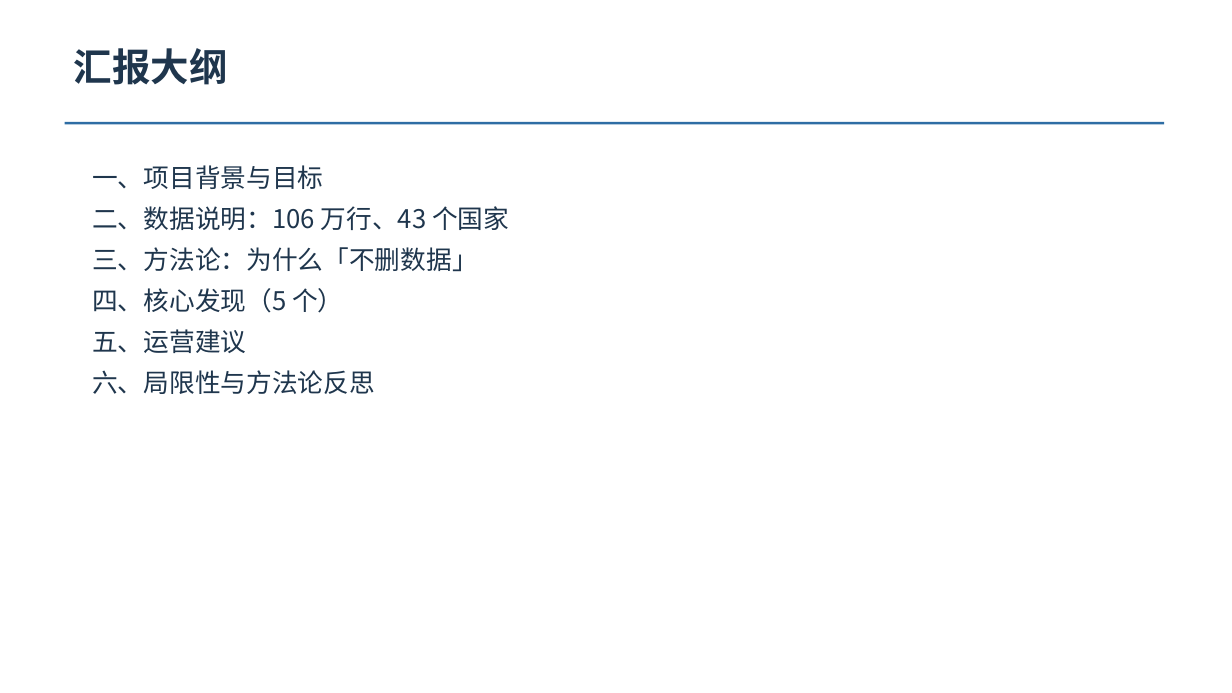
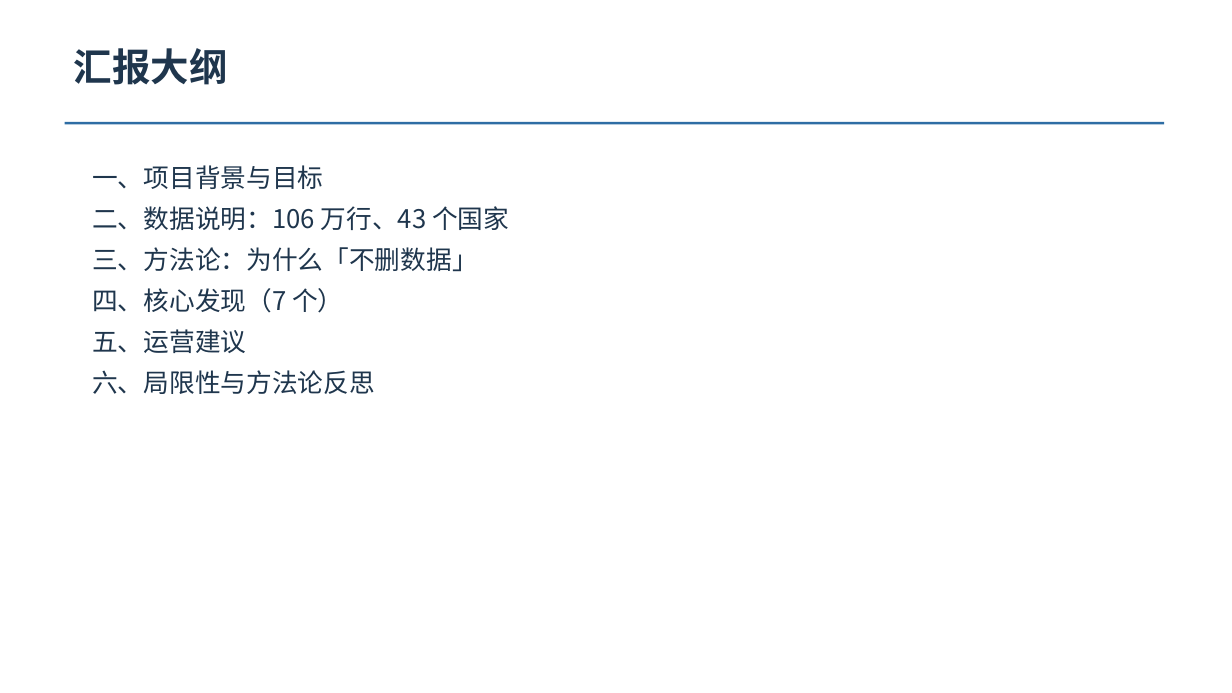
Before and after one commit to zi-cmtry/dm2026, a slide deck: slide 2 of reports/汇报PPT.pptx. Drawn at 1232x693 pixels with LibreOffice and Linux fonts; fonts in the diff are those of the drawing. Boxes give left, top, right and bottom in pixels: in the first picture for what was removed or moved away, otherwise in the second. Text is boxed around its words. In the diff, an @@ line names an element or a change of style, - is before the commit and + after.

Commit message:
fix: PPT 生成函数增加容错，产出 15 页版本
add_bullets 里 ('','') 表示空行的写法会让 level 变成字符串，
python-pptx 抛 TypeError。这个坑在本文件里犯了三次（改数据没改函数），
所以这次改为在函数内把 level 归一化成 int，而不是继续在数据上打补丁。
新增 '商品关联' 与 '时间序列' 两页核心发现。

```diff
--- a/reports/汇报PPT.pptx
+++ b/reports/汇报PPT.pptx
@@ text at (92, 288, 343, 313): text changed @@
-四、核心发现（5 个）
+四、核心发现（7 个）
```
Also in this commit, not shown: 1 other slide changed, 2 slides added, 2 other files.
